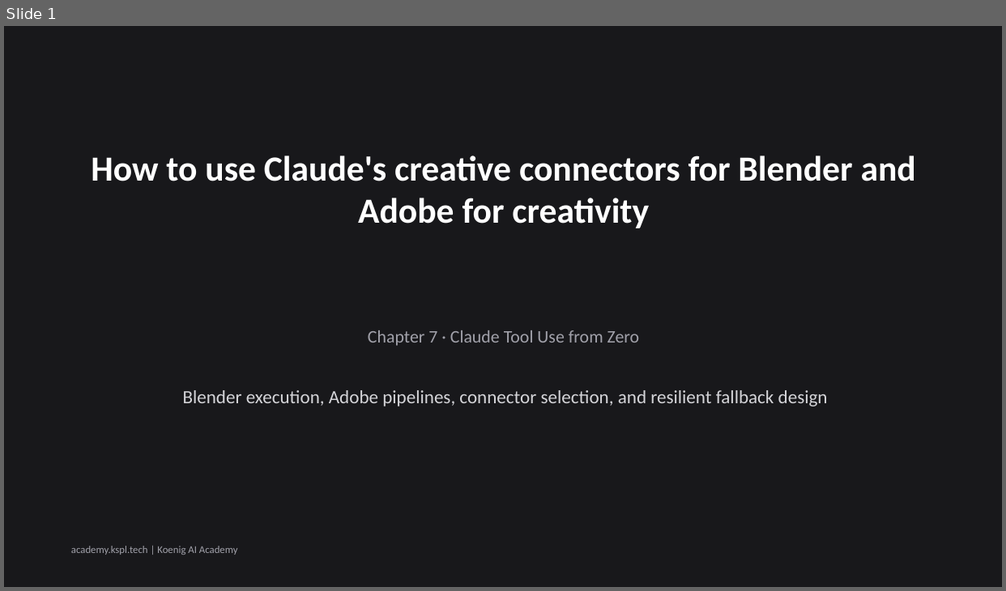
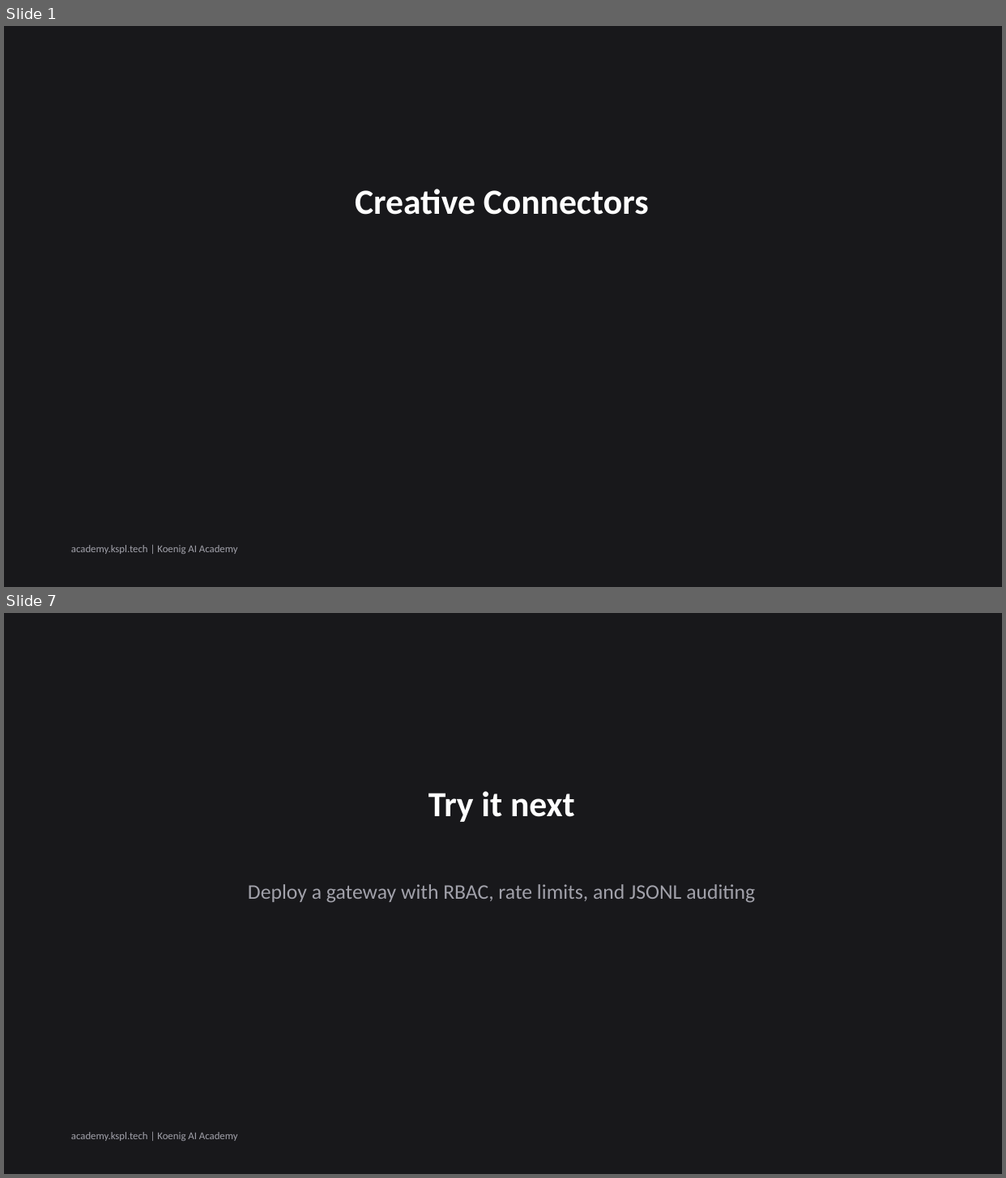
Before and after one commit to Koenig-Solutions-Private-Limited/koenig-ai-org, a slide deck: vault/courses/claude-tool-use-from-zero/ch07-slides.pptx. Shown one above the other, each under a label of ours: slide 1 before the commit, slides 1 and 7 after it; the slides between them are not shown. The pictures are 1006x591 and 1006x1178 pixels, drawn with LibreOffice and Linux fonts; fonts in the diff are those of the drawing. Boxes give left, top, right and bottom in pixels: in the first picture for what was removed or moved away, otherwise in the second. Text is boxed around its words. In the diff, an @@ line names an element or a change of style, - is before the commit and + after.

Commit message:
slides(course): regenerate claude-tool-use-from-zero ch07 deck [KOEA-4862]

```diff
--- a/vault/courses/claude-tool-use-from-zero/ch07-slides.pptx
+++ b/vault/courses/claude-tool-use-from-zero/ch07-slides.pptx
@@ slide 7 added at (4, 613, 1002, 1174), background #18181B @@
@@ text added at (428, 791, 575, 822), 34 pt, text #FFFFFF, bold @@
+Try it next
@@ text added at (248, 884, 755, 903), 20 pt, text #A1A1AA @@
+Deploy a gateway with RBAC, rate limits, and JSONL auditing
@@ text added at (71, 1132, 238, 1141), 10 pt, text #A1A1AA @@
+academy.kspl.tech | Koenig AI Academy
@@ slide 1 changed as well @@
@@ text at (355, 189, 649, 215): text changed @@
-How to use Claude's creative connectors for Blender and Adobe for creativity
+Creative Connectors
@@ text removed at (368, 331, 640, 346) @@
-Chapter 7 · Claude Tool Use from Zero
@@ text removed at (183, 390, 828, 407) @@
-Blender execution, Adobe pipelines, connector selection, and resilient fallback design
```
Also in this commit, not shown: 5 other slides added, 6 slides removed, 1 other file.
